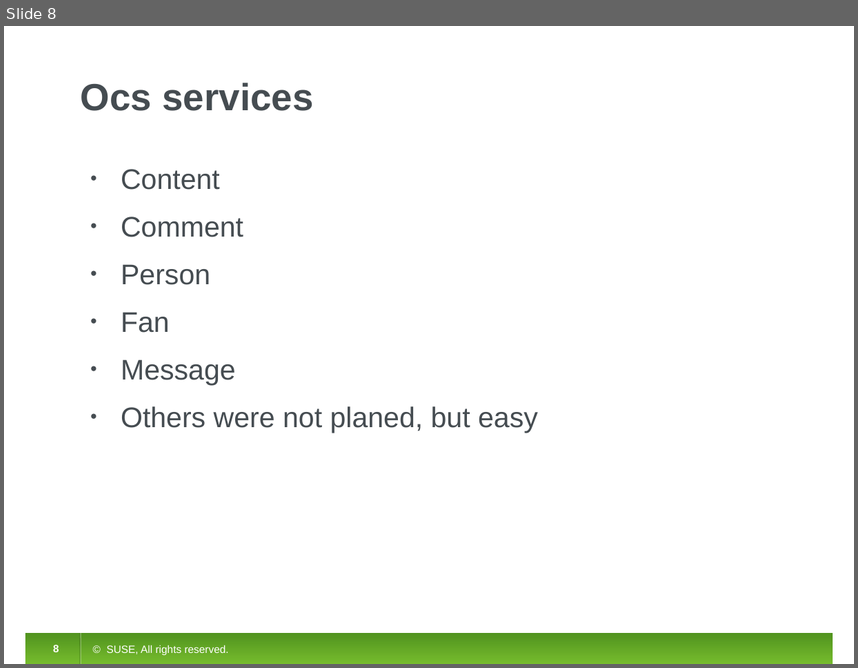
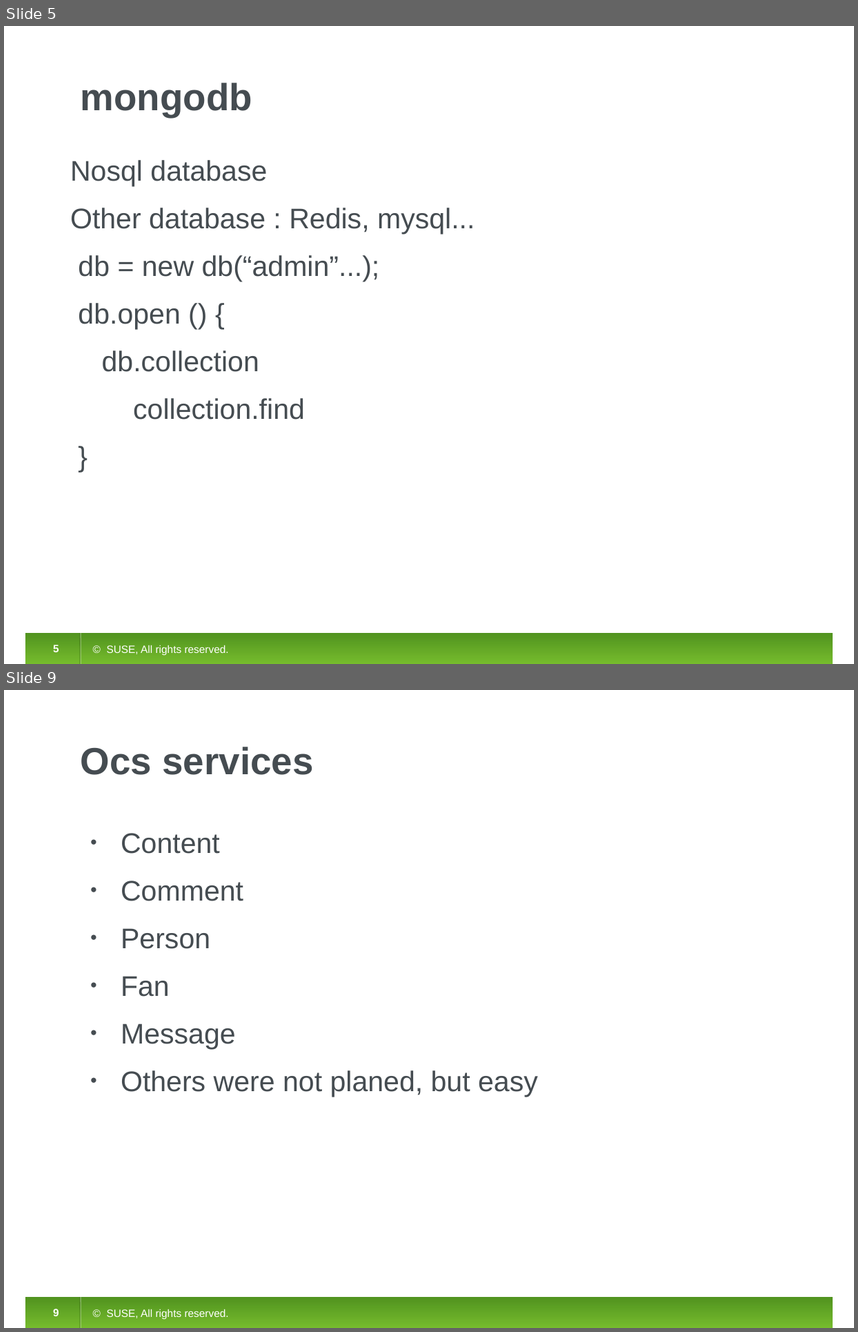
Before and after one commit to initlove/ocs-nodejs, a slide deck: document/ocs-nodejs.odp. Shown one above the other, each under a label of ours: slide 8 before the commit, slides 5 and 9 after it; the slides between them are not shown. The pictures are 858x668 and 858x1332 pixels, drawn with LibreOffice and Linux fonts; fonts in the diff are those of the drawing. Boxes give left, top, right and bottom in pixels: in the first picture for what was removed or moved away, otherwise in the second. Text is boxed around its words. In the diff, an @@ line names an element or a change of style, - is before the commit and + after.

```diff
--- a/document/ocs-nodejs.odp
+++ b/document/ocs-nodejs.odp
@@ slide 5 added at (x1=4, y1=26, x2=854, y2=664), background #FFFFFF; not listed: 5 template elements that a slide beside it also shows @@
@@ title added at (x1=81, y1=83, x2=252, y2=117), 32 pt, text #454C51, bold @@
+mongodb
@@ text added at (x1=70, y1=160, x2=475, y2=419), 24 pt, text #454C51 @@
+Nosql database
+Other database : Redis, mysql...
+db = new db(“admin”...);
+db.open () {
+db.collection
+collection.find
+}
@@ what was slide 8 is now slide 9 @@
```
Also in this commit, not shown: 5 slides changed, 3 other slides added, 3 slides removed, 15 other files.
